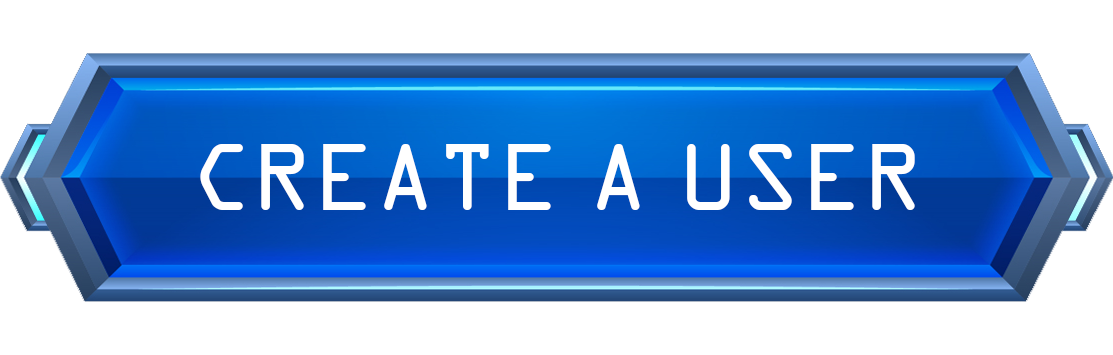
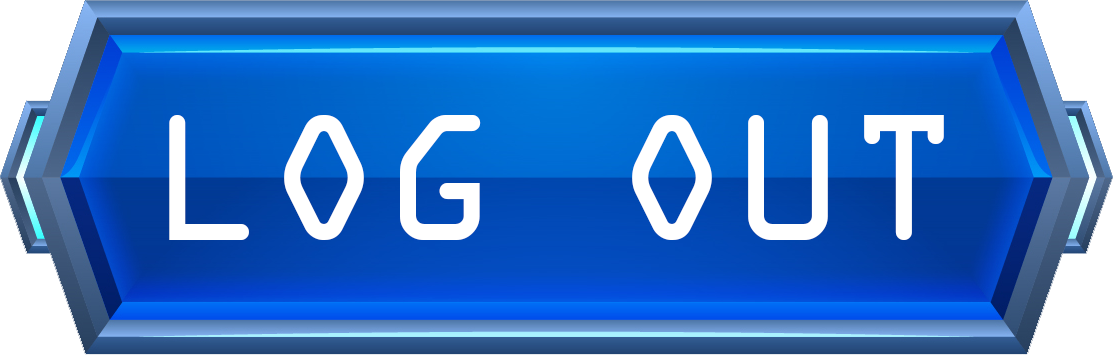
Layers edited between the first and the second 1113×355 image:
hid "CREATE A USER" over bbox(200, 144, 915, 210)
added layer "LOGOUT" above "LOGIN" over bbox(169, 115, 944, 240)
hid "SMALLBUTTON" over bbox(0, 53, 1113, 302)
showed "LARGEBUTTON" over bbox(0, 0, 1113, 355)
